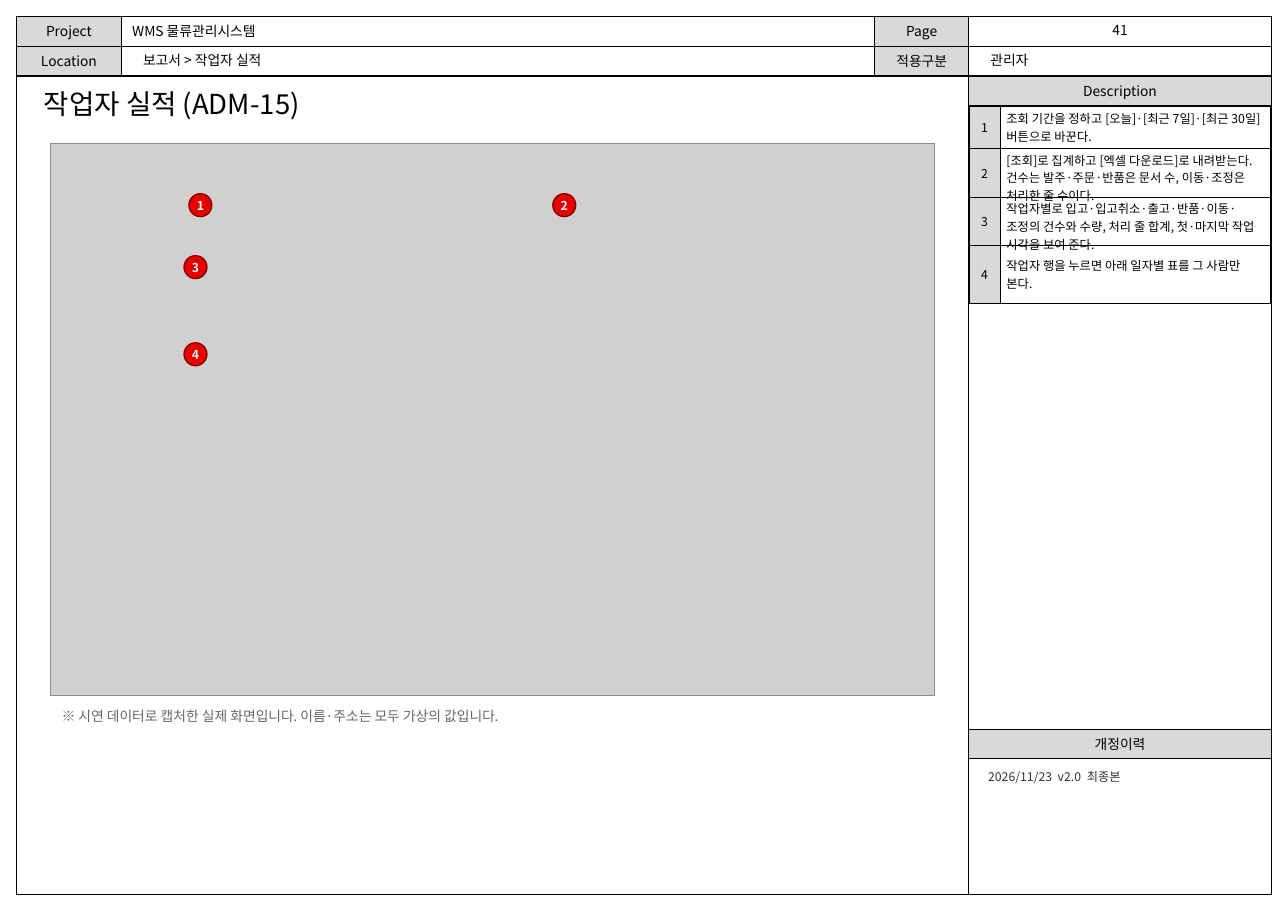
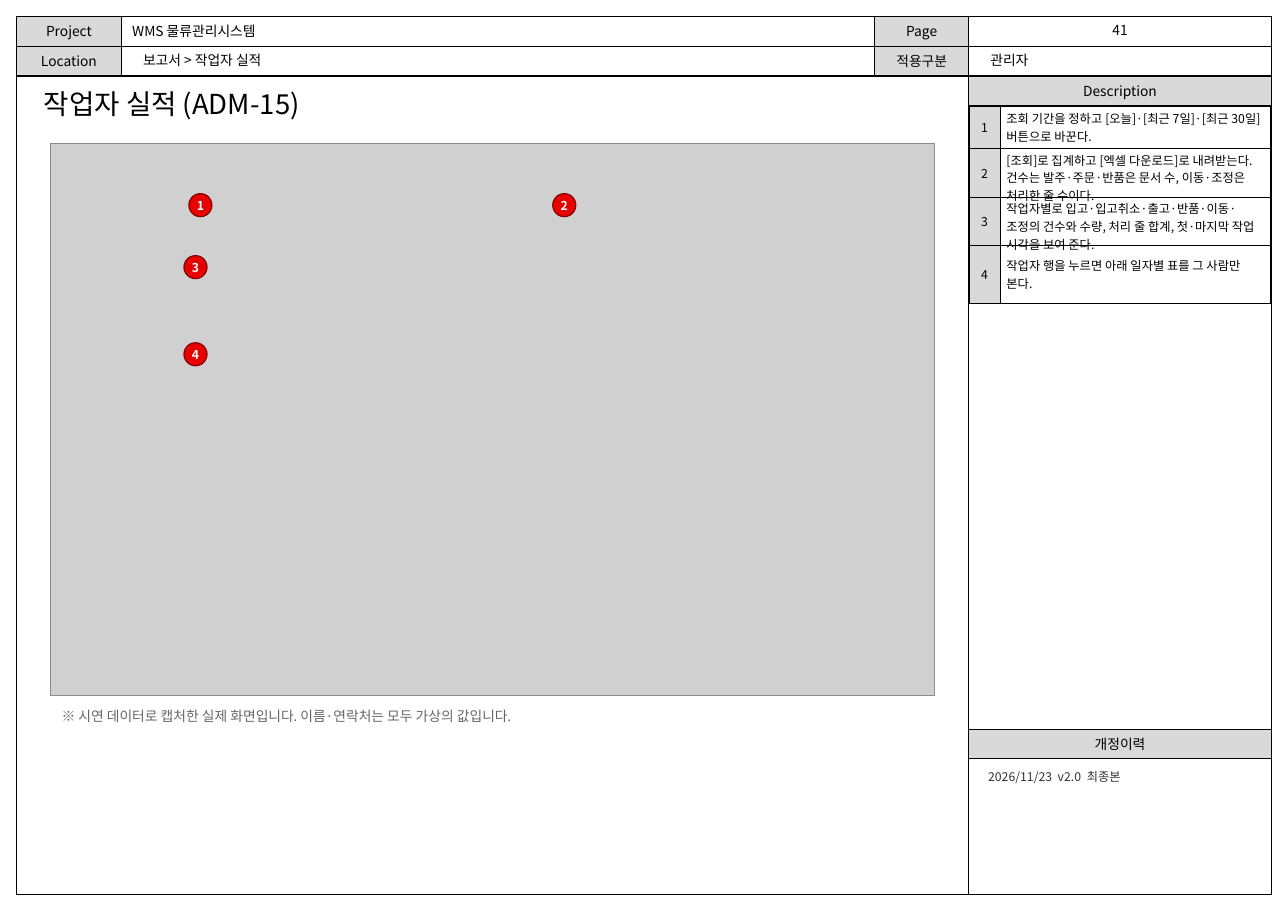
Before and after one commit to mikoman80-miko/Logistics-Project, a slide deck: slide 41 of docs/WMS_화면설계서_v2.0.pptx. Drawn at 1288x911 pixels with LibreOffice and Linux fonts; fonts in the diff are those of the drawing; grey boxes stand for pictures. Boxes give left, top, right and bottom in pixels: in the first picture for what was removed or moved away, otherwise in the second. Text is boxed around its words. In the diff, an @@ line names an element or a change of style, - is before the commit and + after.

```diff
--- a/docs/WMS_화면설계서_v2.0.pptx
+++ b/docs/WMS_화면설계서_v2.0.pptx
@@ text at <box>78,709,511,722</box>: text changed @@
-※ 시연 데이터로 캡처한 실제 화면입니다. 이름·주소는 모두 가상의 값입니다.
+※ 시연 데이터로 캡처한 실제 화면입니다. 이름·연락처는 모두 가상의 값입니다.
```
Also in this commit, not shown: 9 other slides changed, 2 other files.
